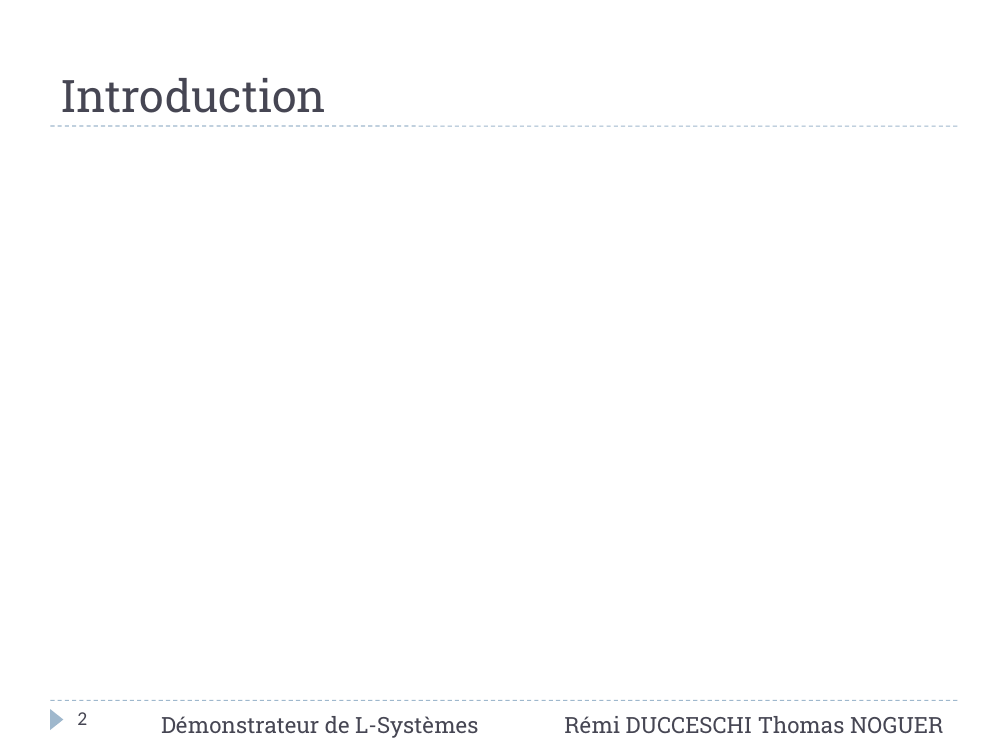
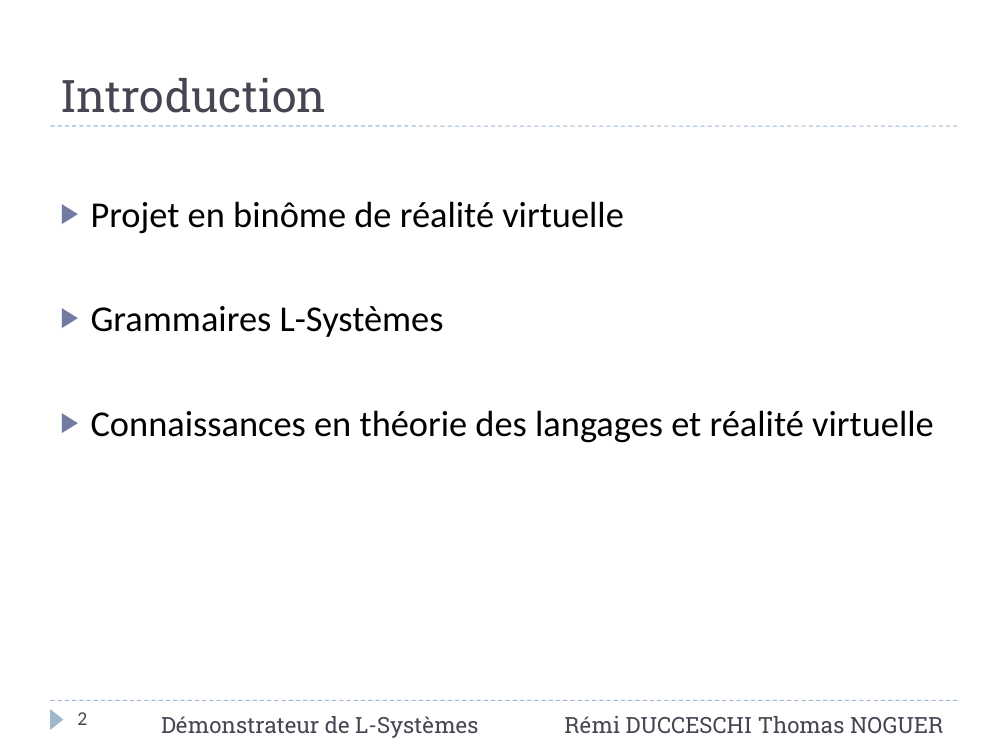
Before and after one commit to Cepheus/L-Systems, a slide deck: slide 2 of doc/Rapport/Présentation.pptx. Drawn at 1008x756 pixels with LibreOffice and Linux fonts; fonts in the diff are those of the drawing. Boxes give left, top, right and bottom in pixels: in the first picture for what was removed or moved away, otherwise in the second. Text is boxed around its words. In the diff, an @@ line names an element or a change of style, - is before the commit and + after.

```diff
--- a/doc/Rapport/Présentation.pptx
+++ b/doc/Rapport/Présentation.pptx
@@ text added at box(91, 201, 934, 443), 26 pt, text #000000 @@
+▶ Projet en binôme de réalité virtuelle
+▶ Grammaires L-Systèmes
+▶ Connaissances en théorie des langages et réalité virtuelle
```
Also in this commit, not shown: 9 other slides changed, 1 slide added, 1 slide removed.
